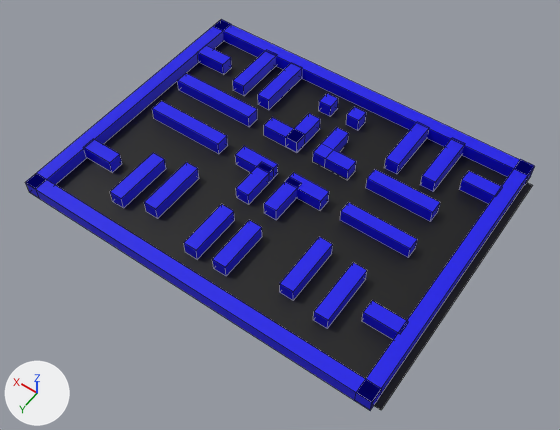
Renders of the Blender file level.blend from each side of a commit.
One viewpoint serves both versions: a 50 mm lens placed at (-39.7, 59.1, 79.5), pointed at (-2.3, 6.6, -2.9). The lights are fixed; the arrows at lower left show +X, +Y and +Z. Mesh edges are drawn as thin lines.
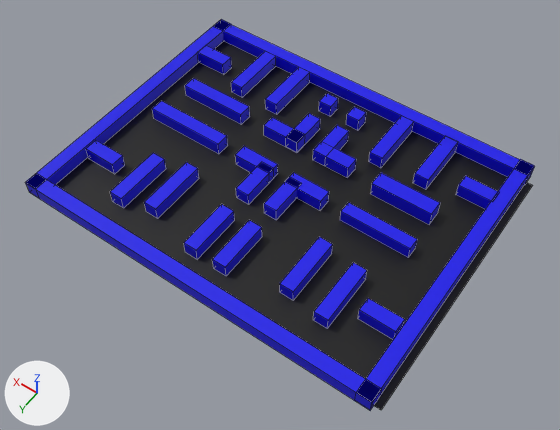
Where the newer file only moved an object's origin or applied its transform, the numbers keep the older frame.

What changed in the scene script:
```text
Change me_cube_013:
    where me_cube_013.from_pydata(...)  # 8 vertices, 6 faces; spans x -6.63..6.63, y -1.0..1.0, z -1.0..1.0
    used by ob_cube_013; location = (16.5, -3.7, 0.0)
    me_cube_013 part 1: the whole mesh is scaled about its middle by (0.783, 1, 1), then moved by (-0.21, 0.21, 0.0)
Change ob_cube_007:
    ob_cube_007.location: (-2.3, -5.6, -0.3) -> (-2.3, -5.6, 0.1)
Change ob_cube_009:
    ob_cube_009.location: (-4.1, -3.7, -0.3) -> (-4.1, -3.7, 0.2)
Change ob_cube_012:
    ob_cube_012.location: (-14.8, -3.7, 0.0) -> (-15.4, -3.3, 0.1)
    ob_cube_012.scale: (1.0, 1.0, 1.0) -> (-0.903, -1.13, -1.13)
Change ob_cube_024:
    ob_cube_024.location: (-22.8, 14.2, 0.0) -> (-22.2, 14.2, 0.0)
Change ob_cube_025:
    ob_cube_025.location: (22.4, 14.2, 0.0) -> (21.9, 14.2, 0.0)
Change ob_cube_027:
    ob_cube_027.location: (-22.7, -10.8, 0.0) -> (-22.8, -9.7, 0.0)
Change ob_cube_028:
    ob_cube_028.location: (15.4, -11.7, 0.0) -> (15.4, -11.3, 0.0)
Change ob_cube_029:
    ob_cube_029.location: (10.6, -11.5, 0.0) -> (9.1, -11.3, 0.0)
Change ob_cube_030:
    ob_cube_030.location: (-16.6, -11.6, 0.0) -> (-15.6, -11.4, 0.0)
Change ob_cube_031:
    ob_cube_031.location: (-11.1, -11.5, 0.0) -> (-8.7, -11.2, 0.0)
```

What differs and where, as boxes [x1, y1, x2, y2] in the pictures (560 x 430 px):
'Cube.031', moved
    before: [384, 122, 429, 174]
    after: [369, 116, 413, 168]
'Cube.012', moved, rescaled
    before: [366, 169, 440, 222]
    after: [370, 173, 440, 224]
'Cube.013', mesh rescaled (19% narrower, 15% shorter)
    before: [177, 73, 257, 127]
    after: [185, 78, 250, 124]
'Cube.029', moved
    before: [258, 63, 302, 110]
    after: [265, 67, 310, 115]
'Cube.030', moved
    before: [420, 138, 465, 192]
    after: [413, 136, 458, 189]
'Cube.024', moved
    before: [362, 301, 408, 340]
    after: [358, 298, 405, 340]
'Cube.027', moved
    before: [459, 171, 502, 204]
    after: [456, 176, 498, 209]
'Cube.028', moved
    before: [233, 50, 277, 96]
    after: [231, 51, 276, 97]
'Cube.009', moved
    before: [314, 143, 356, 179]
    after: [314, 141, 356, 178]
'Cube.025', moved
    before: [85, 139, 122, 172]
    after: [86, 140, 125, 174]
'Cube.007', moved
    before: [313, 127, 349, 167]
    after: [313, 125, 349, 166]
